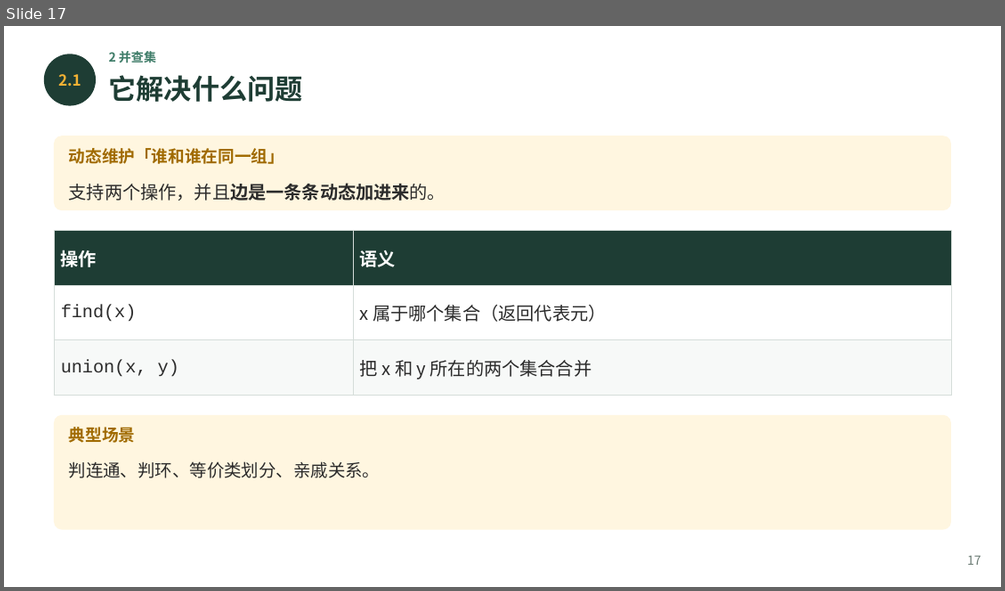
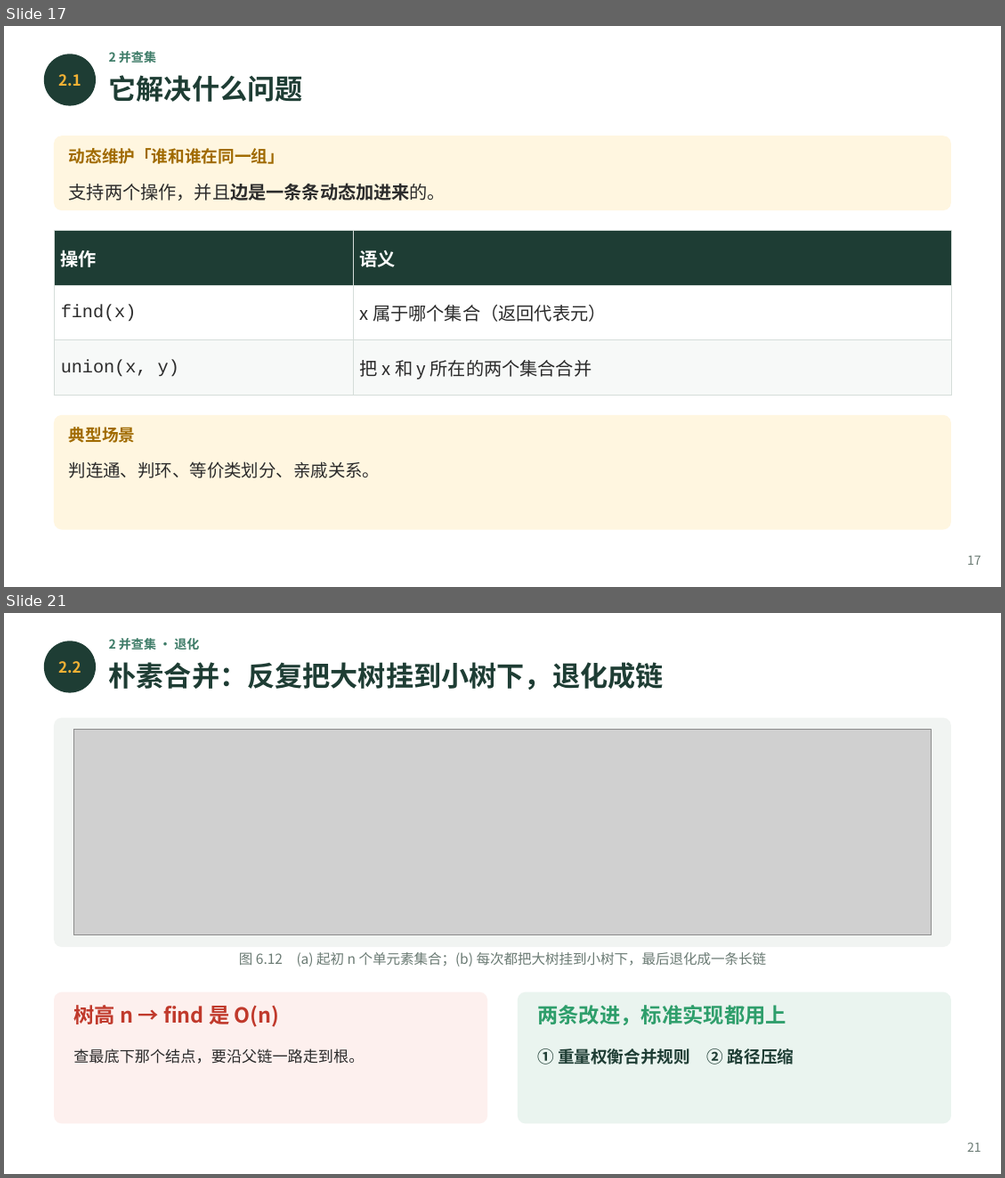
Before and after one commit to GMyhf/2026fall-cs101, a slide deck: courseware/202610_ADS_W09_Recursion_Backtracking_DSU.pptx. Shown one above the other, each under a label of ours: slide 17 before the commit, slides 17 and 21 after it; the slides between them are not shown. The pictures are 1005x591 and 1005x1178 pixels, drawn with LibreOffice and Linux fonts; fonts in the diff are those of the drawing; grey boxes stand for pictures. Boxes give left, top, right and bottom in pixels: in the first picture for what was removed or moved away, otherwise in the second. Text is boxed around its words. In the diff, an @@ line names an element or a change of style, - is before the commit and + after.

```diff
--- a/courseware/202610_ADS_W09_Recursion_Backtracking_DSU.pptx
+++ b/courseware/202610_ADS_W09_Recursion_Backtracking_DSU.pptx
@@ slide 21 added at box(4, 613, 1001, 1174), background #FFFFFF @@
@@ text added at box(109, 638, 199, 649), 9 pt, text #3E7C68, bold @@
+2 并查集 · 退化
@@ ellipse added at box(44, 641, 96, 693), fill #1E3D34 @@
@@ text added at box(58, 661, 81, 673), 11 pt, text #F2B134, bold @@
+2.2
@@ text added at box(109, 662, 663, 690), 20 pt, text #1E3D34, bold @@
+朴素合并：反复把大树挂到小树下，退化成链
@@ rounded rectangle added at box(54, 718, 951, 947), fill #F1F4F2 @@
@@ picture added at box(73, 730, 931, 935) @@
@@ text added at box(239, 952, 767, 966), 10 pt, text #6B7B74 @@
+图 6.12 (a) 起初 n 个单元素集合；(b) 每次都把大树挂到小树下，最后退化成一条长链
@@ rounded rectangle added at box(54, 992, 487, 1123), fill #FDF0EE @@
@@ text added at box(73, 1005, 280, 1027), 15 pt, text #C0392B, bold @@
+树高 n → find 是 O(n)
@@ rounded rectangle added at box(518, 992, 951, 1123), fill #EAF4EF @@
@@ text added at box(537, 1005, 786, 1025), 15 pt, text #2E9E6B, bold @@
+两条改进，标准实现都用上
@@ text added at box(73, 1048, 364, 1063), 11 pt, text #2B2B2B @@
+查最底下那个结点，要沿父链一路走到根。
@@ text added at box(537, 1048, 794, 1064), 12 pt, text #1E3D34, bold @@
+① 重量权衡合并规则 ② 路径压缩
@@ text added at box(967, 1142, 981, 1151), 9 pt, text #6B7B74 @@
+21
```
Also in this commit, not shown: 13 slides changed, 8 other slides added, 13 other files.
